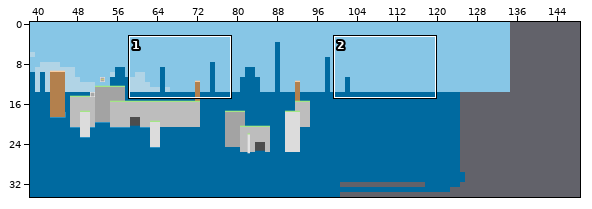
Two versions of a level (Tiled map, Assets/Tilemaps/map.tmx). The picture above shows the old version from afar; the outline marks the close-up.
Close-up. First the earlier version:
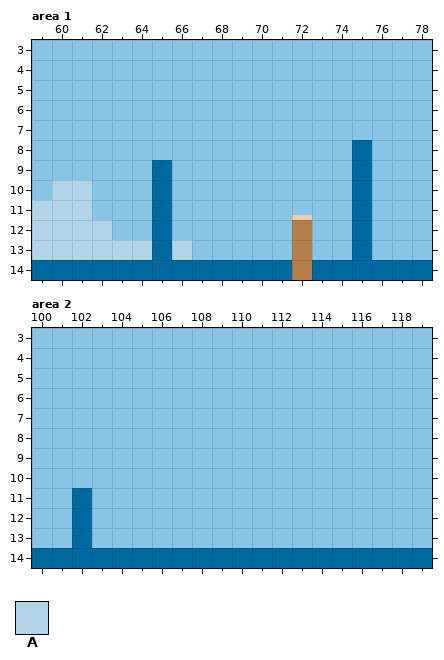
Cells are 32x32 px. Shown: area 1 x 59..78, y 3..14; area 2 x 100..119, y 3..14. The commit also changed other parts of the map, which this record leaves out.
Key: from "waterair": A 83.
_ is an empty cell, # one hidden under a higher layer.
Layers that did not change in this view are not listed.
Layer "bg2 moving" before, area 1, first column x 59:
 3 ____________________
 4 ____________________
 5 ____________________
 6 ____________________
 7 ____________________
 8 ____________________
 9 ____________________
10 _AA_________________
11 AAA_________________
12 AAAA________________
13 AAAAAA#A____________
14 ____________________
Once edited:
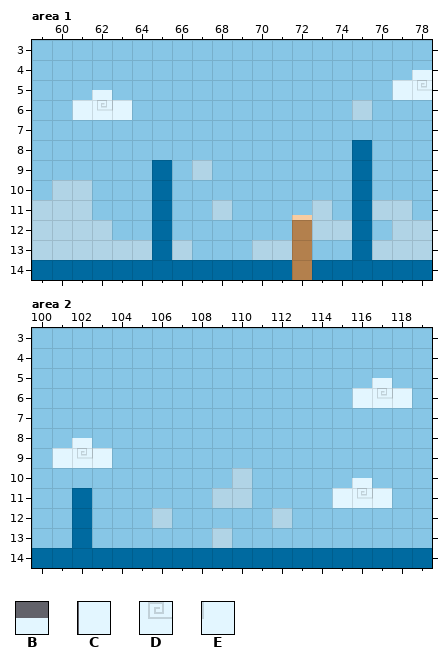
Further tiles: from "tilez_0000_Layer-5": B 13, C 27, D 28, E 29.
From old to new:
Changed rows in their new state; . is an unchanged cell.
Layer "bg2 moving", area 1:
first column x 61:
 4 .................B
 5 .B..............CD
 6 CDE...........A...
 9 ......A...........
11 .......A....A..AA.
12 ............AA..AA
13 .........AA....AAA
Layer "bg2 moving", area 2:
first column x 101:
 5 ................B.
 6 ...............CDE
 8 .B................
 9 CDE...............
10 .........A.....B..
11 ........AA....CDE.
12 .....A.....A......
13 ........A.........
